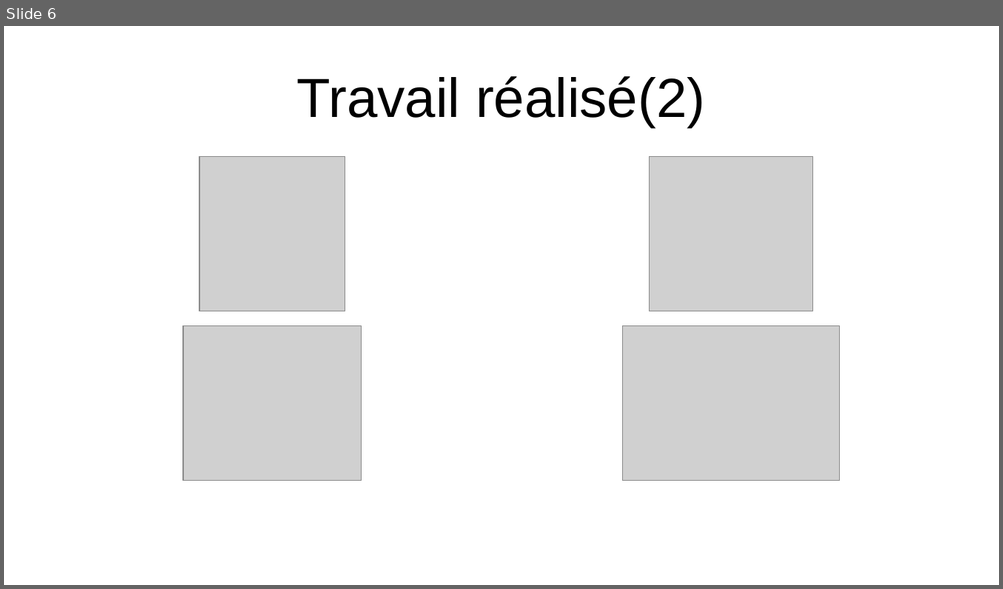
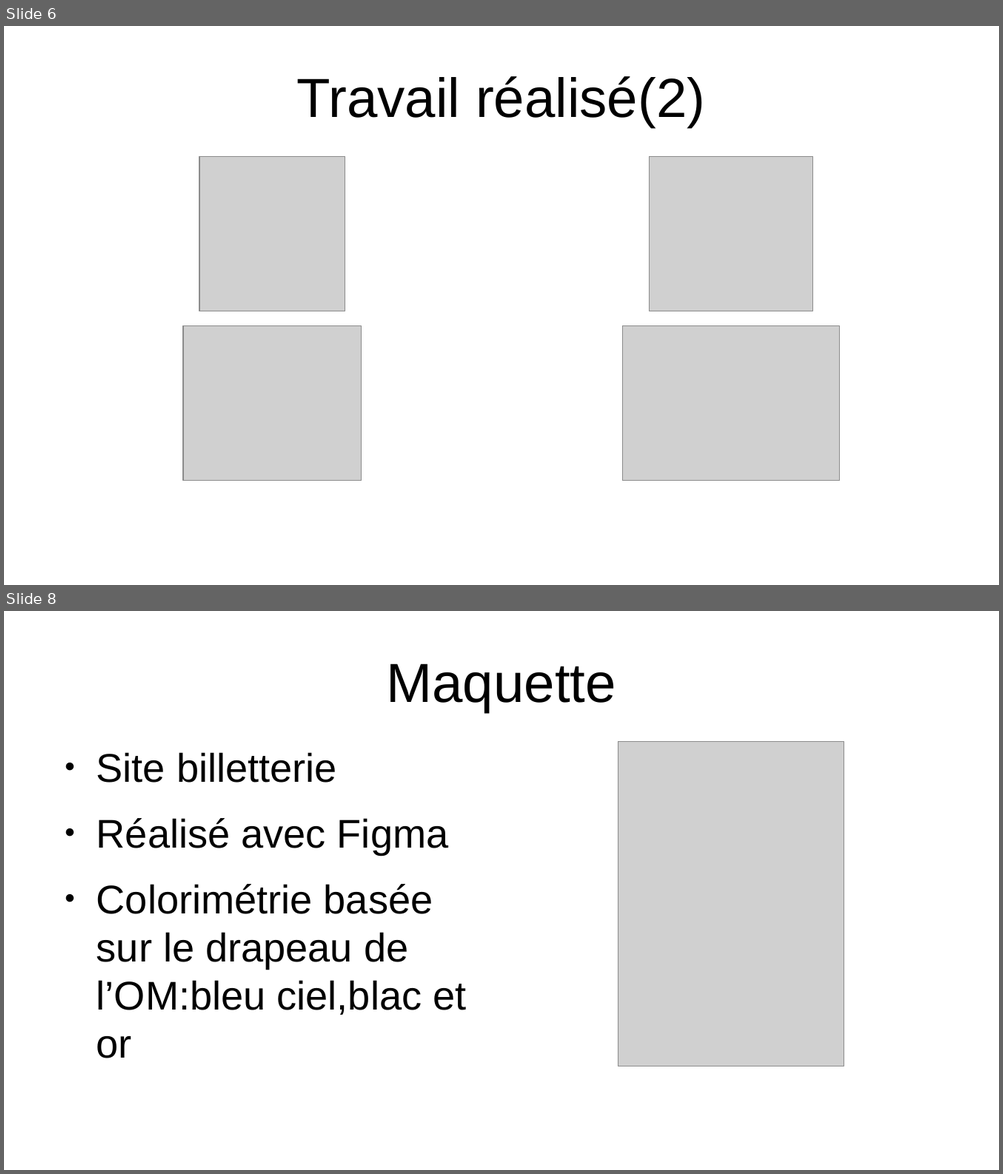
Before and after one commit to feihachim/afpa-dossiers-exam, a slide deck: Presentation-projet.odp. Shown one above the other, each under a label of ours: slide 6 before the commit, slides 6 and 8 after it; the slides between them are not shown. The pictures are 1003x589 and 1003x1174 pixels, drawn with LibreOffice and Linux fonts; fonts in the diff are those of the drawing; grey boxes stand for pictures. Boxes give left, top, right and bottom in pixels: in the first picture for what was removed or moved away, otherwise in the second. Text is boxed around its words. In the diff, an @@ line names an element or a change of style, - is before the commit and + after.

Commit message:
maquette part done

```diff
--- a/Presentation-projet.odp
+++ b/Presentation-projet.odp
@@ slide 8 added at (4, 611, 999, 1170), background #FFFFFF @@
@@ title added at (386, 664, 615, 712), 44 pt, text #000000 @@
+Maquette
@@ picture added at (617, 742, 843, 1067) @@
@@ text added at (96, 752, 466, 1059), 32 pt, text #000000 @@
+● Site billetterie
+● Réalisé avec Figma
+● Colorimétrie basée sur le drapeau de l’OM:bleu ciel,blac et or
```
Also in this commit, not shown: 1 slide changed, 1 other slide added, 1 other file.
